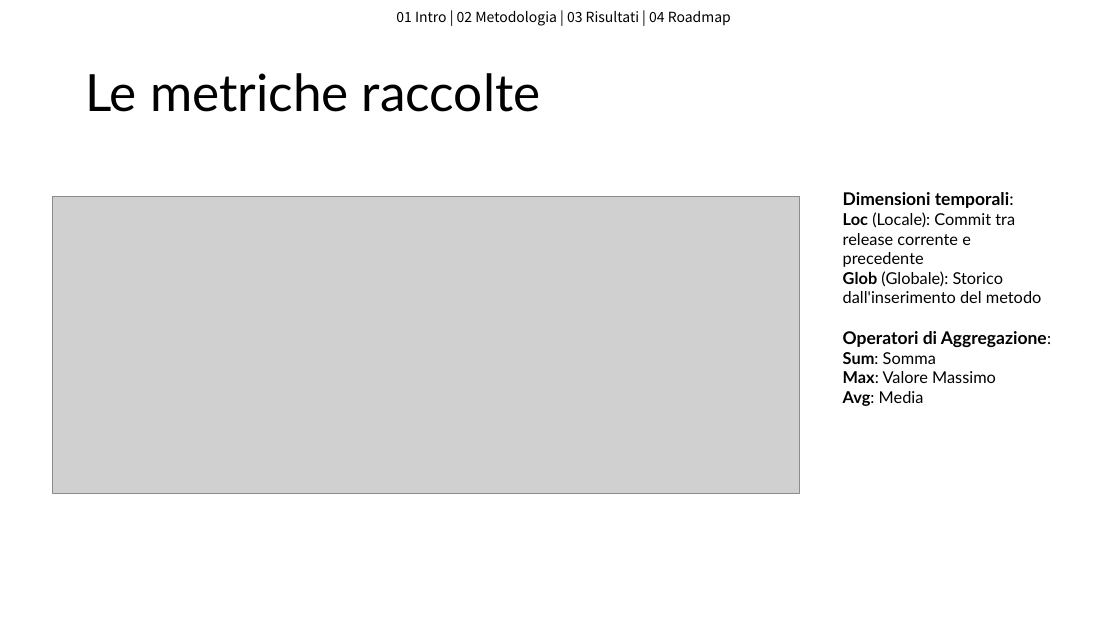
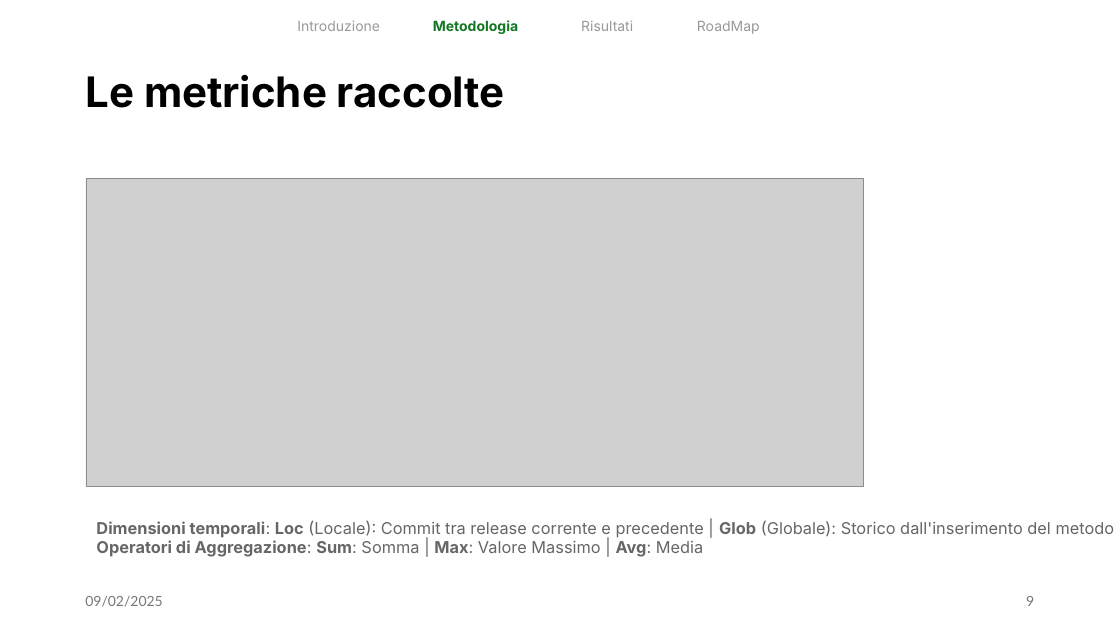
Before and after one commit to flavio-simonelli/ProjectAnalyzerAI, a slide deck: slide 9 of PresentazioneISW2Prediction.pptx. Drawn at 1120x630 pixels with LibreOffice and Linux fonts; fonts in the diff are those of the drawing; grey boxes stand for pictures. Boxes give left, top, right and bottom in pixels: in the first picture for what was removed or moved away, otherwise in the second. Text is boxed around its words. In the diff, an @@ line names an element or a change of style, - is before the commit and + after.

```diff
--- a/PresentazioneISW2Prediction.pptx
+++ b/PresentazioneISW2Prediction.pptx
@@ text added at (x1=297, y1=20, x2=380, y2=31), 12 pt, text #999999 @@
+Introduzione
@@ text removed at (x1=396, y1=11, x2=731, y2=26) @@
-01 Intro | 02 Metodologia | 03 Risultati | 04 Roadmap
@@ text added at (x1=433, y1=20, x2=518, y2=34), 12 pt, text #127622, bold @@
+Metodologia
@@ text added at (x1=581, y1=20, x2=633, y2=31), 12 pt, text #999999 @@
+Risultati
@@ text added at (x1=697, y1=21, x2=760, y2=34), 12 pt, text #999999 @@
+RoadMap
@@ title "Le metriche raccolte" at (x1=85, y1=74, x2=505, y2=108): size 44 to 36 pt, font Lato to Inter, bold on @@
@@ picture resized from (x1=53, y1=197, x2=800, y2=493) to (x1=86, y1=178, x2=863, y2=486) @@
@@ text at (x1=96, y1=520, x2=1115, y2=557): text changed; font Lato to Inter; text colour #000000 to #666666 @@
-Dimensioni temporali:
-Loc (Locale): Commit tra release corrente e precedente
-Glob (Globale): Storico dall'inserimento del metodo
-Operatori di Aggregazione:
-Sum: Somma
-Max: Valore Massimo
-Avg: Media
+Dimensioni temporali: Loc (Locale): Commit tra release corrente e precedente | Glob (Globale): Storico dall'inserimento del metodo
+Operatori di Aggregazione: Sum: Somma | Max: Valore Massimo | Avg: Media
@@ text added at (x1=85, y1=596, x2=162, y2=607), 12 pt, text #797979 @@
+09/02/2025
@@ page number added at (x1=1026, y1=596, x2=1034, y2=606), 12 pt, text #797979 @@
+9
```
Also in this commit, not shown: 18 other slides changed, 4 slides added, 3 slides removed, 1 other file.
